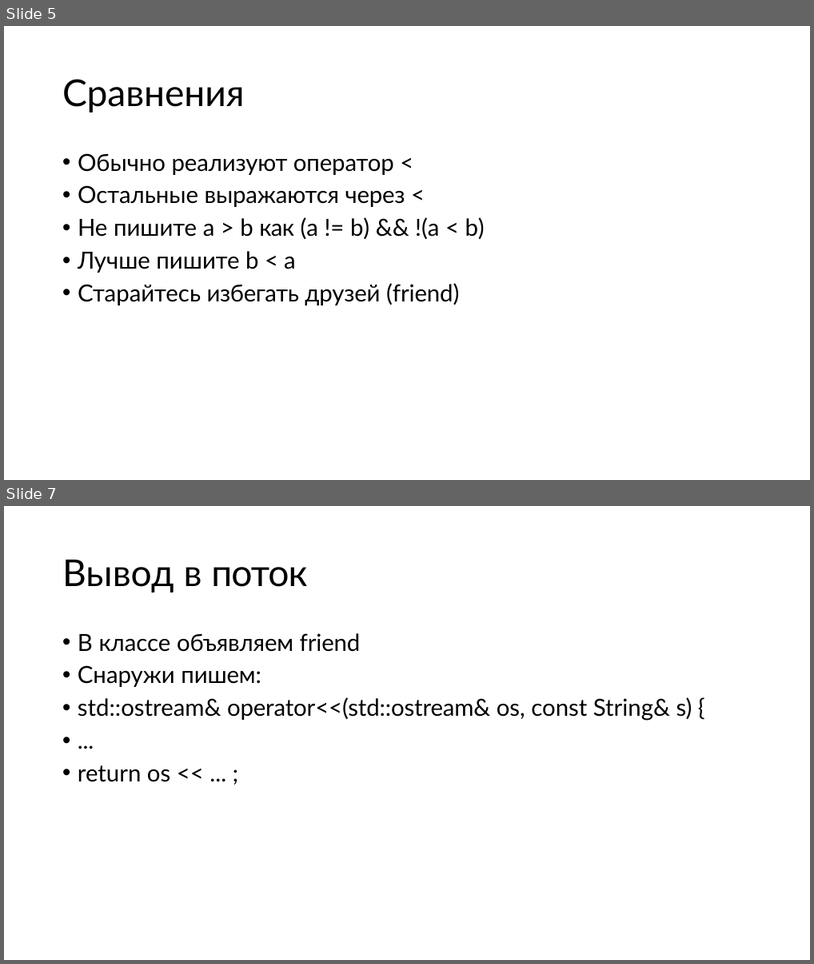
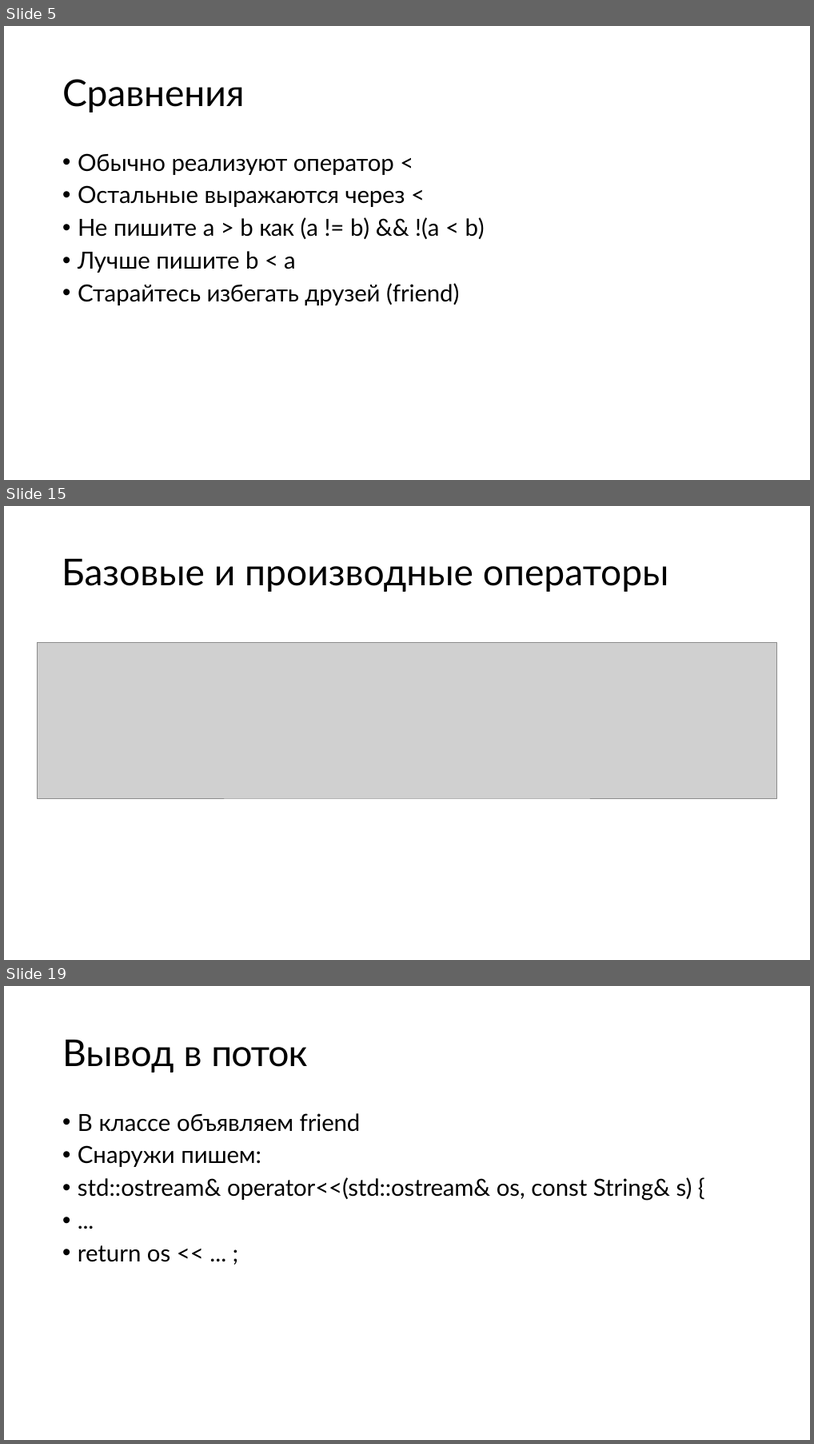
Before and after one commit to kostya2709/C_Plus_Plus_seminars, a slide deck: fall/sem_9_overload/presentations/Семинар_9.pptx. Shown one above the other, each under a label of ours: slides 5 and 7 before the commit, slides 5, 15 and 19 after it; the slides between them are not shown. The pictures are 814x964 and 814x1444 pixels, drawn with LibreOffice and Linux fonts; fonts in the diff are those of the drawing; grey boxes stand for pictures. Boxes give left, top, right and bottom in pixels: in the first picture for what was removed or moved away, otherwise in the second. Text is boxed around its words. In the diff, an @@ line names an element or a change of style, - is before the commit and + after.

```diff
--- a/fall/sem_9_overload/presentations/Семинар_9.pptx
+++ b/fall/sem_9_overload/presentations/Семинар_9.pptx
@@ slide 15 added at bbox=[4, 506, 810, 960], background #FFFFFF @@
@@ title added at bbox=[62, 559, 670, 592], 44 pt, text #000000 @@
+Базовые и производные операторы
@@ picture added at bbox=[38, 642, 777, 798] @@
@@ what was slide 7 is now slide 19 @@
```
Also in this commit, not shown: 1 slide changed, 11 other slides added, 25 other files.
